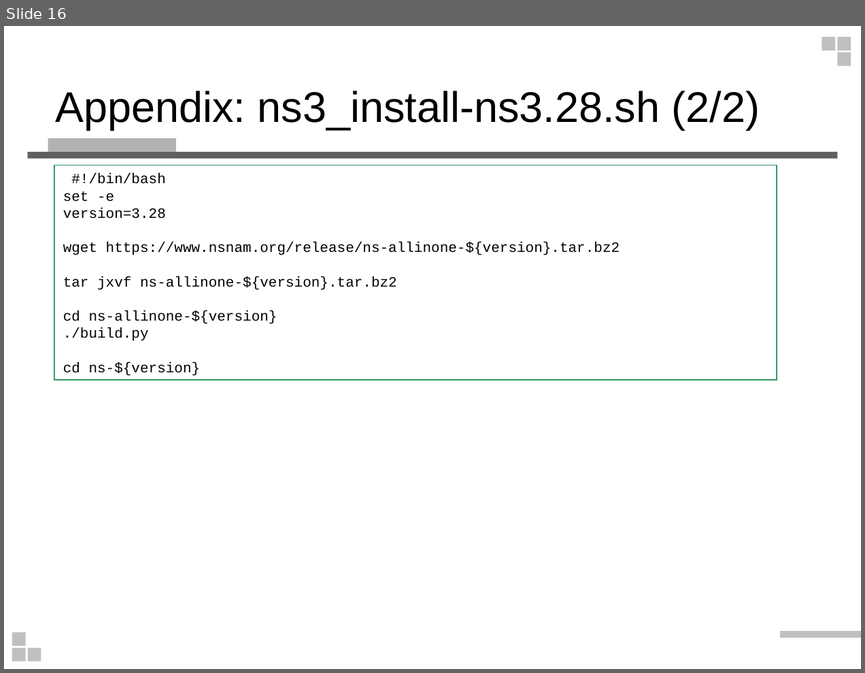
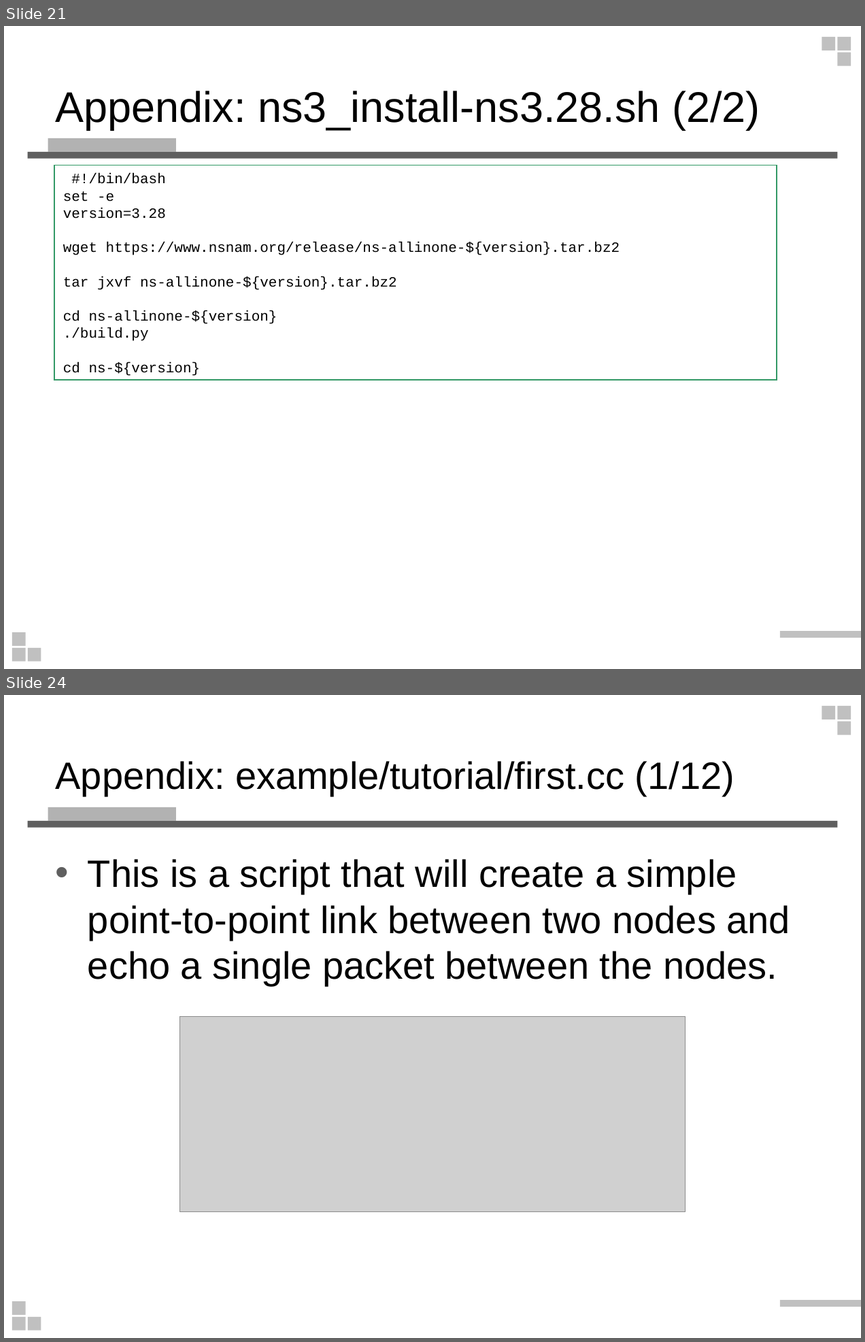
Before and after one commit to wlshiu/my_note, a slide deck: note_vg/ns3_intro.ppt. Shown one above the other, each under a label of ours: slide 16 before the commit, slides 21 and 24 after it; the slides between them are not shown. The pictures are 865x673 and 865x1342 pixels, drawn with LibreOffice and Linux fonts; fonts in the diff are those of the drawing; grey boxes stand for pictures. Boxes give left, top, right and bottom in pixels: in the first picture for what was removed or moved away, otherwise in the second. Text is boxed around its words. In the diff, an @@ line names an element or a change of style, - is before the commit and + after.

Commit message:
add tutorial code

```diff
--- a/note_vg/ns3_intro.ppt
+++ b/note_vg/ns3_intro.ppt
@@ slide 24 added at [4,695,861,1338], background #FFFFFF; not listed: 9 template elements that a slide beside it also shows @@
@@ title added at [56,761,734,796], 32 pt, text #000000 @@
+Appendix: example/tutorial/first.cc (1/12)
@@ text added at [88,859,790,986], 32 pt, text #000000 @@
+• This is a script that will create a simple point-to-point link between two nodes and echo a single packet between the nodes.
@@ picture added at [179,1016,685,1212] @@
@@ what was slide 16 is now slide 21 @@
```
Also in this commit, not shown: 4 slides changed, 19 other slides added, 1 slide removed.
